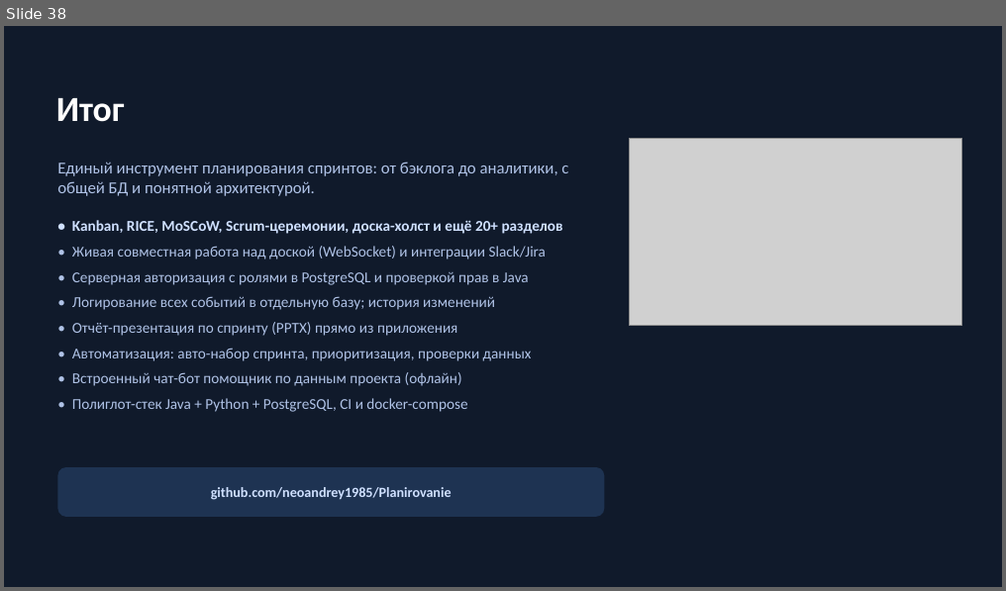
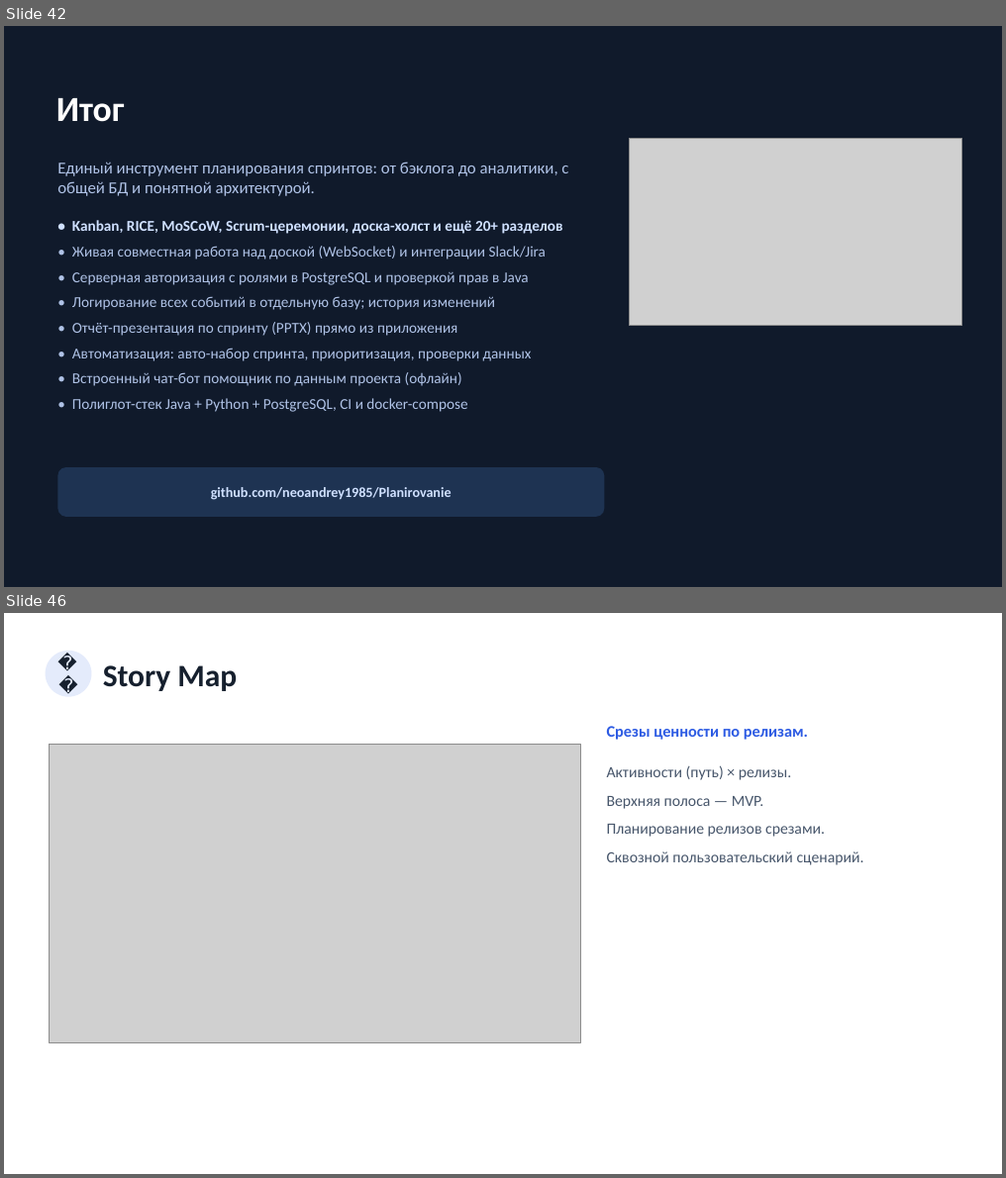
Before and after one commit to neoandrey1985/Planirovanie, a slide deck: frontend/docs/Презентация_приложения.pptx. Shown one above the other, each under a label of ours: slide 38 before the commit, slides 42 and 46 after it; the slides between them are not shown. The pictures are 1006x591 and 1006x1178 pixels, drawn with LibreOffice and Linux fonts; fonts in the diff are those of the drawing; grey boxes stand for pictures. Boxes give left, top, right and bottom in pixels: in the first picture for what was removed or moved away, otherwise in the second. Text is boxed around its words. In the diff, an @@ line names an element or a change of style, - is before the commit and + after.

```diff
--- a/frontend/docs/Презентация_приложения.pptx
+++ b/frontend/docs/Презентация_приложения.pptx
@@ slide 46 added at [4, 613, 1002, 1174], background #FFFFFF @@
@@ ellipse added at [46, 651, 91, 697], fill #E4EBFB, 18 pt, text #16202E @@
+🗺
@@ text added at [103, 665, 237, 691], 30 pt, text #16202E, bold @@
+Story Map
@@ text added at [607, 726, 808, 740], 15.5 pt, text #2D5BE3, bold @@
+Срезы ценности по релизам.
@@ picture added at [49, 744, 580, 1043] @@
@@ text added at [607, 765, 864, 865], 15 pt, text #47566B @@
+Активности (путь) × релизы.
+Верхняя полоса — MVP.
+Планирование релизов срезами.
+Сквозной пользовательский сценарий.
@@ what was slide 38 is now slide 42 @@
```
Also in this commit, not shown: 1 slide changed, 10 other slides added, 5 other files.
